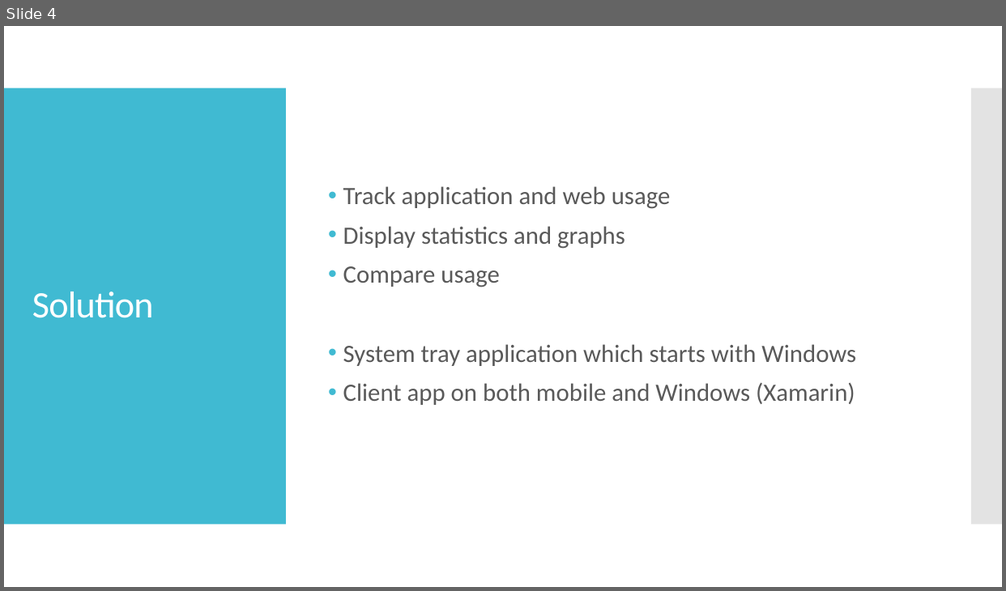
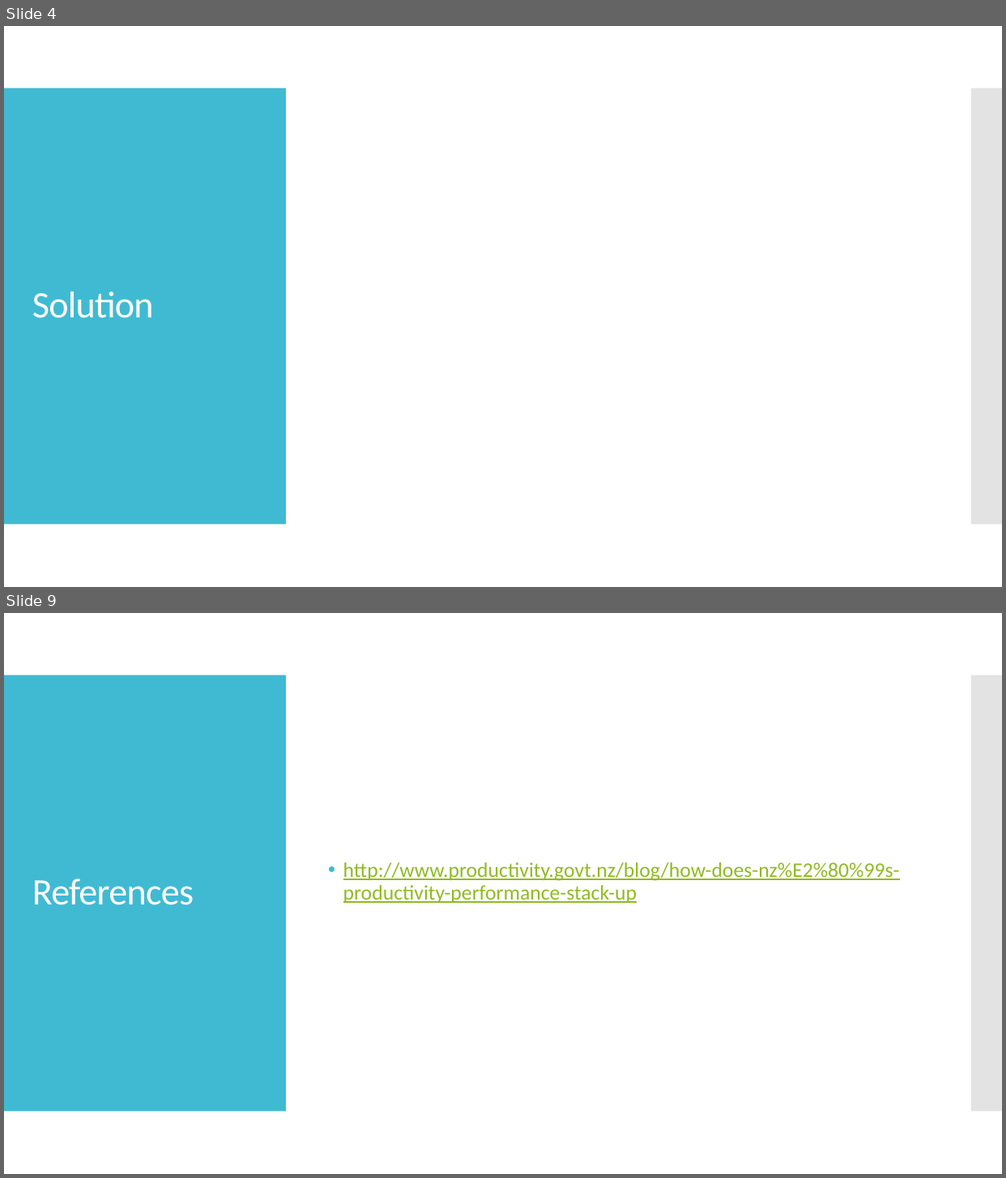
Before and after one commit to SaviMohan/Timekeeper, a slide deck: Planning/Timekeeper.pptx. Shown one above the other, each under a label of ours: slide 4 before the commit, slides 4 and 9 after it; the slides between them are not shown. The pictures are 1006x591 and 1006x1178 pixels, drawn with LibreOffice and Linux fonts; fonts in the diff are those of the drawing. Boxes give left, top, right and bottom in pixels: in the first picture for what was removed or moved away, otherwise in the second. Text is boxed around its words. In the diff, an @@ line names an element or a change of style, - is before the commit and + after.

```diff
--- a/Planning/Timekeeper.pptx
+++ b/Planning/Timekeeper.pptx
@@ slide 9 added at (4, 613, 1002, 1174), background #FFFFFF; not listed: 2 template elements that a slide beside it also shows @@
@@ title added at (32, 879, 194, 905), 36 pt, text #FFFFFF @@
+References
@@ text added at (343, 862, 900, 903), 20 pt, text #90BB23, underline @@
+• http://www.productivity.govt.nz/blog/how-does-nz%E2%80%99s-productivity-performance-stack-up
@@ slide 4 changed as well @@
@@ text removed at (343, 186, 856, 405) @@
-• Track application and web usage
-• Display statistics and graphs
-• Compare usage
-• System tray application which starts with Windows
-• Client app on both mobile and Windows (Xamarin)
```
Also in this commit, not shown: 2 other slides changed, 5 other slides added, 6 slides removed, 1 other file.
